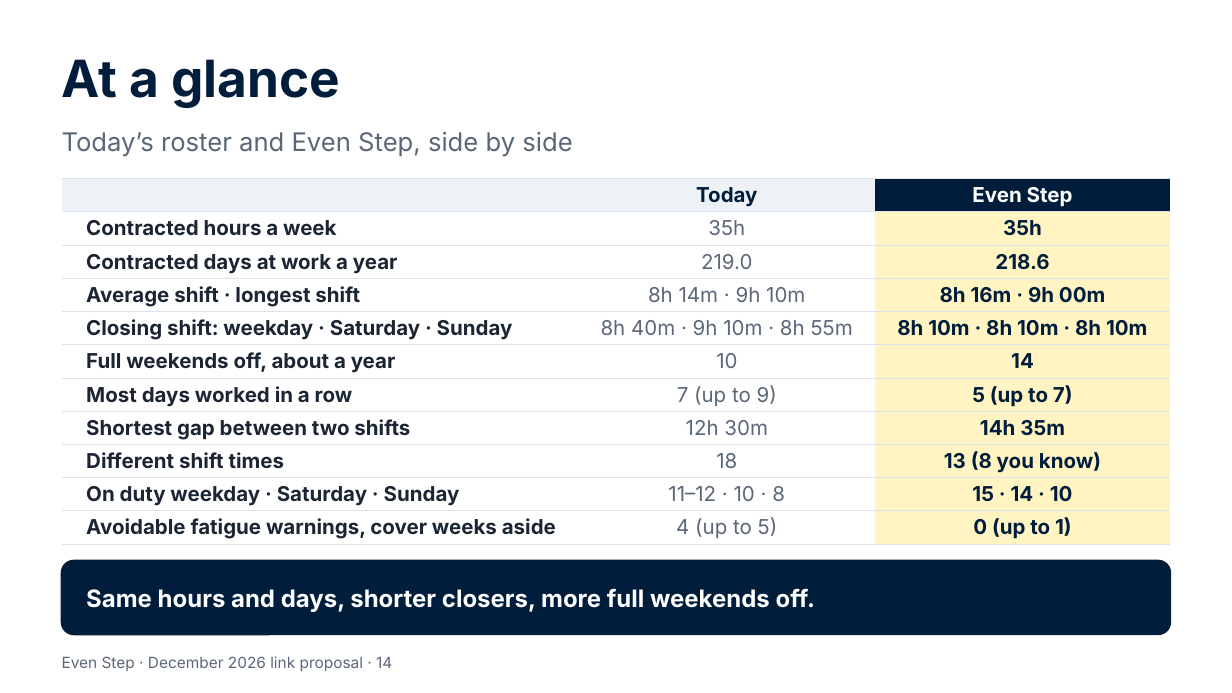
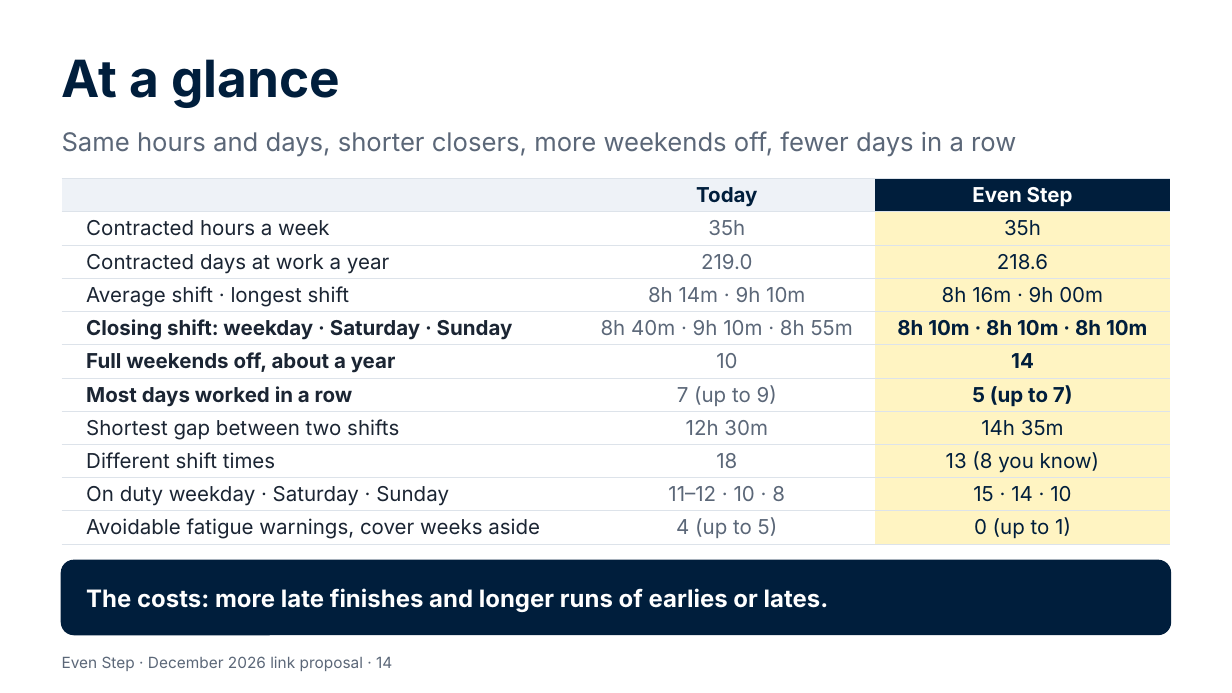
Before and after one commit to Garethdavidmiller/roster-app, a slide deck: slide 14 of docs/links-26/presentations/Even-Step-for-colleagues.pptx. Drawn at 1232x693 pixels with LibreOffice and Linux fonts; fonts in the diff are those of the drawing. Boxes give left, top, right and bottom in pixels: in the first picture for what was removed or moved away, otherwise in the second. Text is boxed around its words. In the diff, an @@ line names an element or a change of style, - is before the commit and + after.

```diff
--- a/docs/links-26/presentations/Even-Step-for-colleagues.pptx
+++ b/docs/links-26/presentations/Even-Step-for-colleagues.pptx
@@ text at [62, 131, 1016, 157]: text changed @@
-Today’s roster and Even Step, side by side
+Same hours and days, shorter closers, more weekends off, fewer days in a row
@@ table at [62, 179, 1170, 543] @@
@@ bold off in "Contracted hours a week", "35h", "Contracted days at work a year", "218.6" and 10 more places @@
@@ text at [86, 588, 829, 612]: text changed @@
-Same hours and days, shorter closers, more full weekends off.
+The costs: more late finishes and longer runs of earlies or lates.
```
Also in this commit, not shown: 1 other slide changed, 14 other files.
